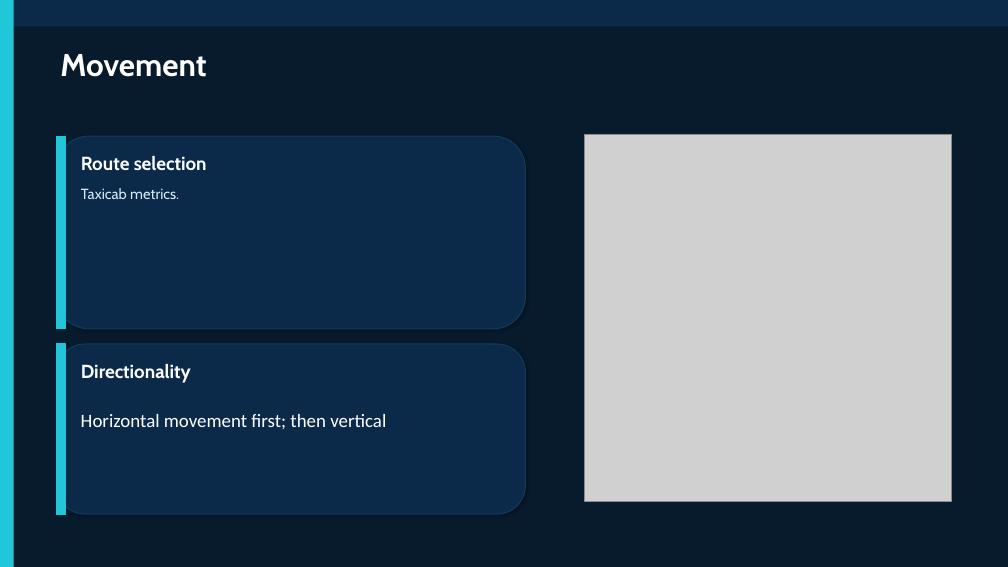
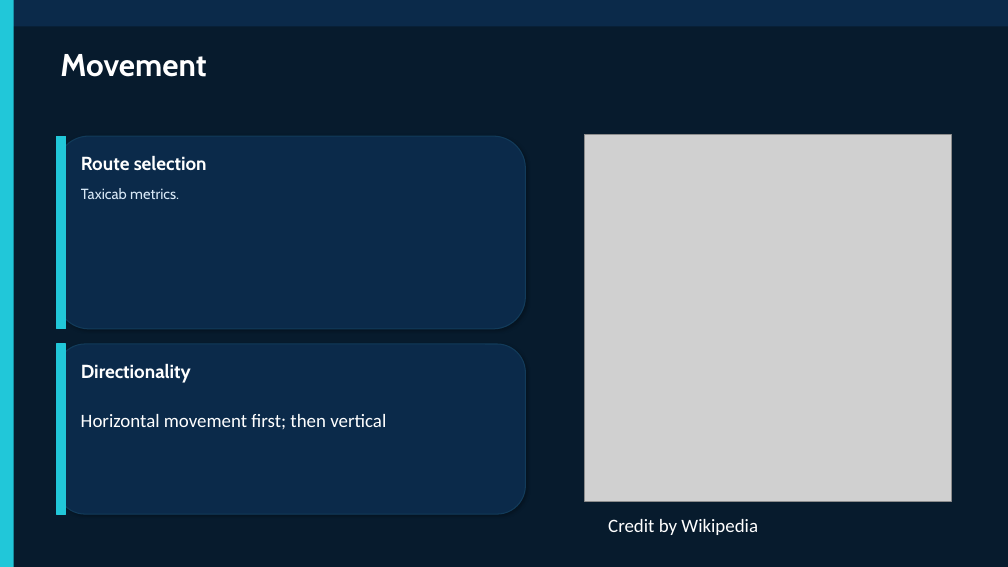
Before and after one commit to Starlordpd233/code, a slide deck: slide 6 of 1.4_car_project/ppt.pptx. Drawn at 1008x567 pixels with LibreOffice and Linux fonts; fonts in the diff are those of the drawing; grey boxes stand for pictures. Boxes give left, top, right and bottom in pixels: in the first picture for what was removed or moved away, otherwise in the second. Text is boxed around its words. In the diff, an @@ line names an element or a change of style, - is before the commit and + after.

```diff
--- a/1.4_car_project/ppt.pptx
+++ b/1.4_car_project/ppt.pptx
@@ text added at <box>608,519,758,535</box>, 18 pt, text #FFFFFF @@
+Credit by Wikipedia
```
Also in this commit, not shown: 4 other slides changed, 2 slides removed, 3 other files.
